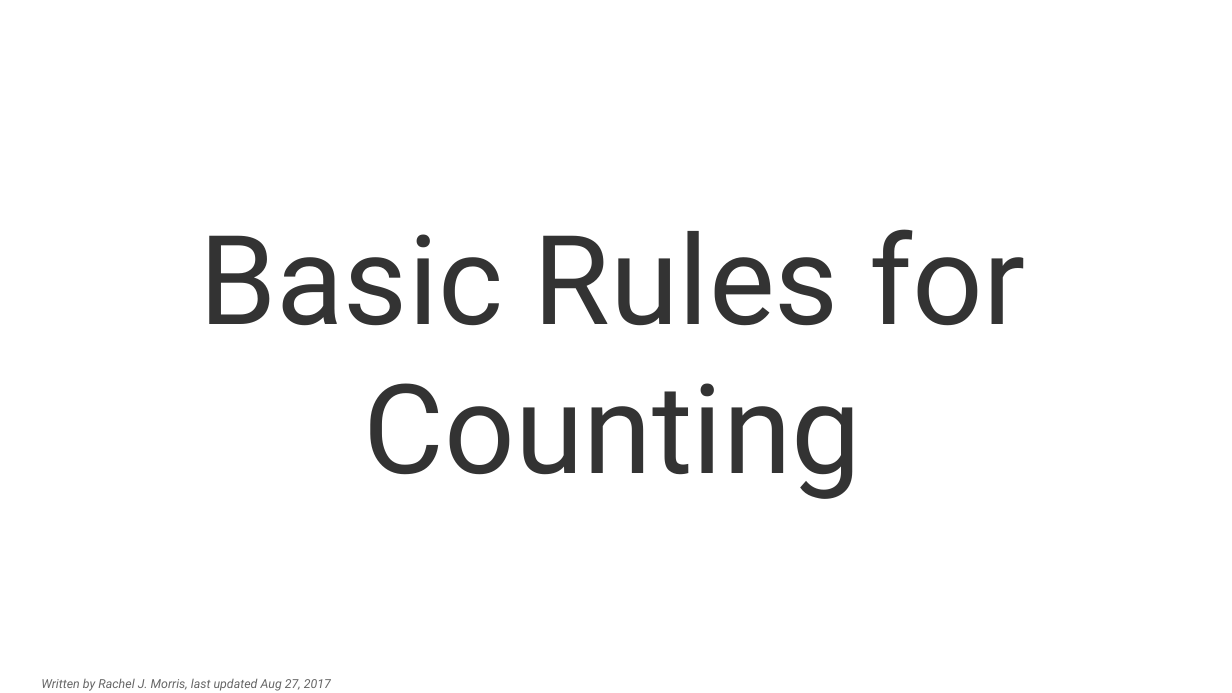
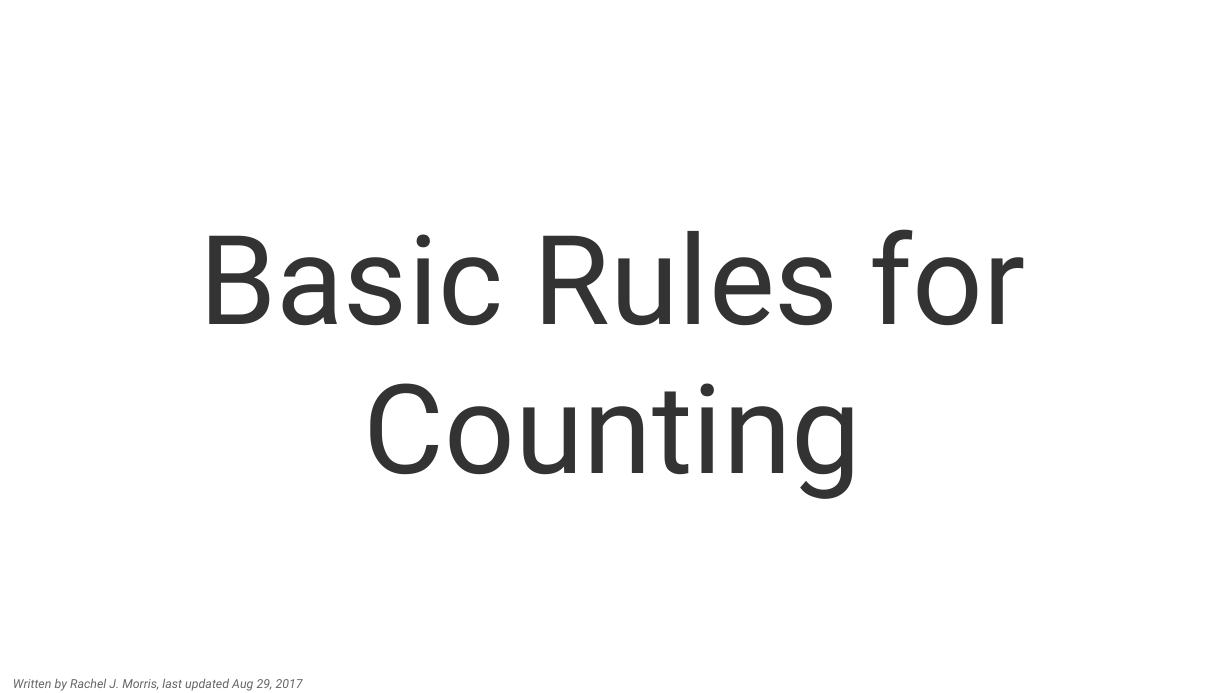
Before and after one commit to nguyenchithien/CS211-Discrete-Structures-II, a slide deck: slide 1 of Lectures/Lecture 5.2.odp. Drawn at 1232x693 pixels with LibreOffice and Linux fonts; fonts in the diff are those of the drawing; background and template pictures are left out. Boxes give left, top, right and bottom in pixels: in the first picture for what was removed or moved away, otherwise in the second. Text is boxed around its words. In the diff, an @@ line names an element or a change of style, - is before the commit and + after.

```diff
--- a/Lectures/Lecture 5.2.odp
+++ b/Lectures/Lecture 5.2.odp
@@ text "Written by Rachel J. Morris, ..." at (13,678,303,691): vertical alignment middle to top @@
@@ text at (13,678,303,691): text changed @@
-Written by Rachel J. Morris, last updated Aug 27, 2017
+Written by Rachel J. Morris, last updated Aug 29, 2017
```
Also in this commit, not shown: 2 other slides changed, 14 slides added, 2 slides removed, 1 other file.
